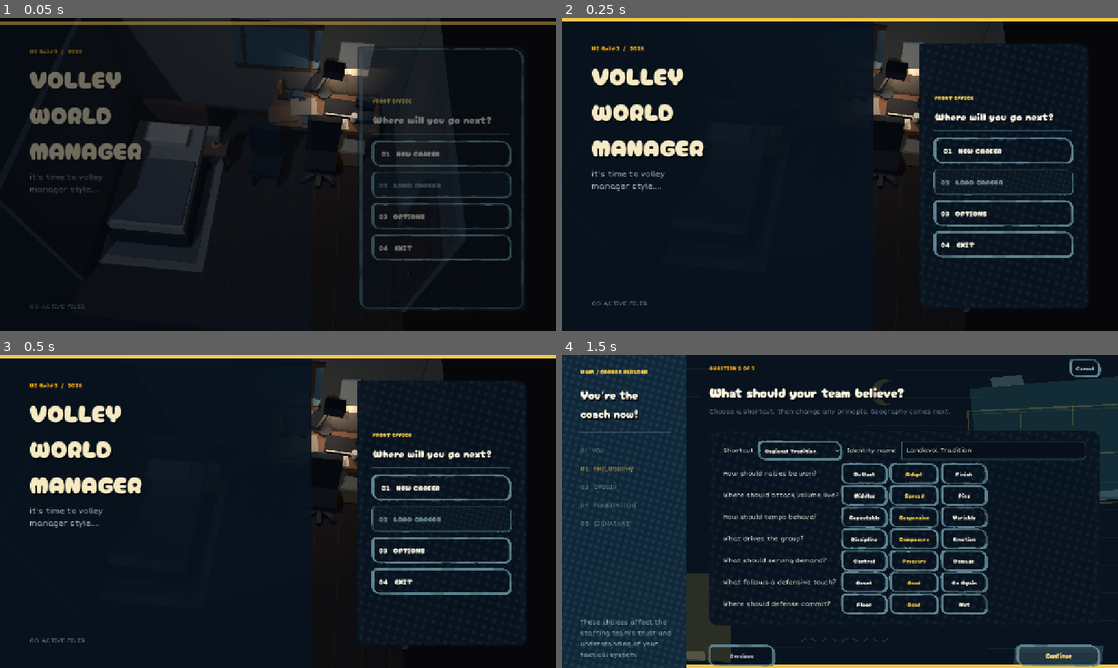
Above: before the commit, frames 1-4 (two rows, left to right).
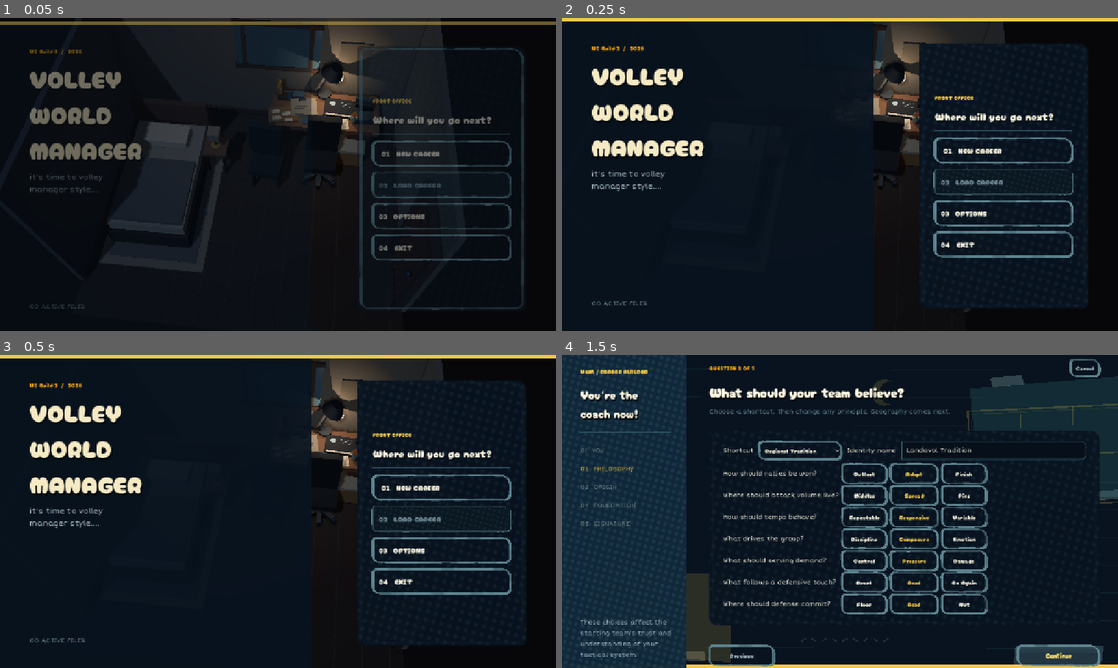
Above: after the commit, the same moments.

Repository: iracarranza/volley-world-manager
Game: Godot game, scene res://scenes/application.tscn
Two runs of this game, one before a commit and one after it. Both use one fixed random seed, a clock stepped at 60 frames per second and the inputs below.
Inputs:
- Up to frame 1 (0.05 s): no input
- Up to frame 2 (0.25 s): no input
- Up to frame 3 (0.5 s): no input
- Up to frame 4 (1.5 s): click "01 NEW CAREER" at 0.5 s; click "Continue" at 1.25 s

The runs differ from the first frame. In frame 1, 1.0% of the frame differs, in the area x 49-68%, y 2-34%; in frame 2, 0.7%; in frame 3, 0.7%; in frame 4, nothing differs.

Commit message:
Desk iteration 4: add recognizable working-object detail

Diff:
--- a/scenes/office/desk_composition_calibration.gd
+++ b/scenes/office/desk_composition_calibration.gd
@@ -18,14 +18,16 @@
 	_place(office, "WindowGlass", Vector3(0.22, 1.70, -1.936), Vector3(1.34, 0.88, 0.025), 0.0)
 	_scale_named(office, ["WindowTop", "WindowBottom", "WindowMullionH"], Vector3(1.24, 1.0, 1.0))
 	_move_named(office, ["WindowGlass", "WindowTop", "WindowBottom", "WindowLeft", "WindowRight", "WindowMullionV", "WindowMullionH"], Vector3(-0.13, 0.06, 0.0), true)
-	# Historical calendar sits fully inside the upper-right wall band rather than clipping top.
 	var delta := Vector3(-0.18, -0.07, 0.0)
 	_move_named(office, ["CalendarBacking", "CalendarHeader", "CalendarMark"], delta, false)
 	for i in 6: _move_named(office, ["CalendarRow%02d" % i], delta, false)
 	for i in 5: _move_named(office, ["CalendarCol%02d" % i], delta, false)
+	# Keep calendar a dark wall object like the historical Desk rather than a lamp-lit white sheet.
+	_set_material(office.find_child("CalendarBacking", true, false), Color("4d4a43"), 0.96)
+	_set_material(office.find_child("CalendarHeader", true, false), Color("26272a"), 0.94)
+	for i in 6: _set_material(office.find_child("CalendarRow%02d" % i, true, false), Color("777269"), 0.96)
+	for i in 5: _set_material(office.find_child("CalendarCol%02d" % i, true, false), Color("777269"), 0.96)
 
-	# Lamp has a dedicated back-centre patch. The broad historical shade silhouette
-	# is restored without allowing the base to intersect papers/books.
 	var lamp_base := office.find_child("LampBase", true, false) as Node3D
 	var lamp_stem := office.find_child("LampStem", true, false) as Node3D
 	var lamp_shade := office.find_child("LampShade", true, false) as Node3D
@@ -36,39 +38,34 @@
 		lamp_stem.position = Vector3(1.02, 1.17, -1.78)
 		lamp_stem.scale = Vector3(1.15, 1.38, 1.15)
 		lamp_stem.rotation_degrees = Vector3(0, 0, -20)
-	if lamp_shade != null:
-		lamp_shade.position = Vector3(1.13, 1.45, -1.77)
-		lamp_shade.scale = Vector3(1.42, 1.28, 1.28)
+	# Replace the temporary box shade with a recognizable low-poly tapered shade.
+	if lamp_shade != null: lamp_shade.visible = false
+	_detail_frustum(office, "DeskLampShadeDetailed", Vector3(1.13, 1.44, -1.77), 0.10, 0.19, 0.17, Color("20252b"), Vector3(0, 0, -20), false)
+	_detail_frustum(office, "DeskLampGlow", Vector3(1.17, 1.355, -1.765), 0.105, 0.135, 0.012, Color("f3c78c"), Vector3(0, 0, -20), true)
 
-	# Restore historical density through valid vertical layering. Flat documents may
-	# overlap in plan when the upper object is physically above the lower one.
-	# Journal is the dominant working object. Its pale geometry is now only a thin
-	# page-block edge; the dark blue cover remains visible over the full top surface.
+	# Stable historical-density layout.
 	_place(office, "Journal", Vector3(1.34, 0.858, -1.50), Vector3(0.61, 0.050, 0.36), -4.0)
 	_place(office, "JournalPageEdge", Vector3(1.34, 0.887, -1.335), Vector3(0.56, 0.011, 0.028), -4.0)
 	_place(office, "TrainingClipboard", Vector3(0.70, 0.862, -1.48), Vector3(0.43, 0.030, 0.37), 7.0)
 	_place(office, "ClipboardClip", Vector3(0.67, 0.887, -1.62), Vector3(0.12, 0.030, 0.050), 7.0)
 	_place(office, "ScoutingBoard", Vector3(0.37, 0.842, -1.30), Vector3(0.48, 0.030, 0.31), 10.0)
 
-	# Communications form one compact cluster at the right edge rather than isolated boxes.
 	_place(office, "PhoneBase", Vector3(1.70, 0.88, -1.62), Vector3(0.30, 0.14, 0.19), -5.0)
 	_place(office, "PhoneHandset", Vector3(1.70, 0.985, -1.62), Vector3(0.32, 0.065, 0.08), -5.0)
 	_place(office, "AnsweringMachine", Vector3(1.69, 0.87, -1.34), Vector3(0.30, 0.12, 0.17), 4.0)
 	var machine_light := office.find_child("MachineLight", true, false) as Node3D
 	if machine_light != null: machine_light.position = Vector3(1.58, 0.93, -1.28)
 
-	# Housing/meal papers sit beneath the main working objects, giving historical
-	# paper density without mesh intersections.
 	_place(office, "HousingFolder", Vector3(0.88, 0.835, -1.25), Vector3(0.38, 0.026, 0.23), -5.0)
 	_place(office, "MealPad", Vector3(1.28, 0.837, -1.19), Vector3(0.32, 0.020, 0.20), 8.0)
 
-	# Mug is close to the journal/communications cluster but has genuine clearance.
 	var mug := office.find_child("Mug", true, false) as Node3D
 	if mug != null:
 		mug.position = Vector3(1.52, 0.92, -1.29)
 		mug.scale = Vector3(1.0, 1.0, 1.0)
+		_set_material(mug, Color("61706a"), 0.90)
+	_detail_frustum(office, "MugCoffee", Vector3(1.52, 0.981, -1.29), 0.047, 0.047, 0.006, Color("4b2d1d"), Vector3.ZERO, false)
 
-	# Back-left books form a loose stack. Keep them out of the lamp-base footprint.
 	var book_positions := [Vector3(0.34, 0.84, -1.70), Vector3(0.54, 0.84, -1.71), Vector3(0.57, 0.882, -1.70), Vector3(0.60, 0.920, -1.69)]
 	var book_sizes := [Vector3(0.20, 0.042, 0.14), Vector3(0.25, 0.048, 0.16), Vector3(0.21, 0.048, 0.13), Vector3(0.18, 0.042, 0.12)]
 	var book_yaws := [6.0, -5.0, 10.0, -9.0]
@@ -86,6 +83,48 @@
 		if pencil != null:
 			pencil.position.x -= 0.17
 			pencil.position.z = -1.77
+
+	_add_working_details(office)
+
+func _add_working_details(office: Node3D) -> void:
+	# Journal identity: quiet volleyball mark + written lines, physically just above cover.
+	_detail_frustum(office, "JournalEmblem", Vector3(1.17, 0.889, -1.58), 0.050, 0.050, 0.005, Color("758995"), Vector3.ZERO, false)
+	for i in 3:
+		_detail_box(office, "JournalLine%02d" % i, Vector3(1.39, 0.890, -1.595 + float(i) * 0.035), Vector3(0.20 - float(i) * 0.025, 0.005, 0.006), Color("71818a"), -4.0)
+	# Training clipboard: ruled working sheet, not a blank UI rectangle.
+	for i in 5:
+		_detail_box(office, "TrainingRule%02d" % i, Vector3(0.70, 0.880, -1.54 + float(i) * 0.055), Vector3(0.28, 0.004, 0.005), Color("62696b"), 7.0)
+	# Scouting board: pinned slips create the same dense board read as historical DeskScreen.
+	var slip_positions := [Vector3(0.25, 0.861, -1.34), Vector3(0.43, 0.861, -1.31), Vector3(0.28, 0.861, -1.21), Vector3(0.47, 0.861, -1.19)]
+	for i in 4:
+		_detail_box(office, "ScoutingSlip%02d" % i, slip_positions[i], Vector3(0.13, 0.008, 0.075), Color("aaa69c"), 10.0)
+		_detail_frustum(office, "ScoutingPin%02d" % i, slip_positions[i] + Vector3(-0.045, 0.008, -0.020), 0.010, 0.010, 0.006, Color("713f3d") if i % 2 == 0 else Color("4c755b"), Vector3.ZERO, false)
+
+func _detail_box(parent: Node3D, name_: String, pos: Vector3, size: Vector3, color: Color, yaw: float) -> void:
+	var n := MeshInstance3D.new(); n.name = name_
+	var mesh := BoxMesh.new(); mesh.size = size; n.mesh = mesh
+	n.position = pos; n.rotation_degrees = Vector3(0, yaw, 0)
+	n.material_override = _new_material(color, 0.92, false)
+	parent.add_child(n)
+
+func _detail_frustum(parent: Node3D, name_: String, pos: Vector3, top_radius: float, bottom_radius: float, height: float, color: Color, rot: Vector3, emissive: bool) -> void:
+	var n := MeshInstance3D.new(); n.name = name_
+	var mesh := CylinderMesh.new(); mesh.top_radius = top_radius; mesh.bottom_radius = bottom_radius; mesh.height = height; mesh.radial_segments = 12; n.mesh = mesh
+	n.position = pos; n.rotation_degrees = rot
+	n.material_override = _new_material(color, 0.78, emissive)
+	parent.add_child(n)
+
+func _new_material(color: Color, roughness: float, emissive: bool) -> StandardMaterial3D:
+	var m := StandardMaterial3D.new(); m.albedo_color = color; m.roughness = roughness
+	if emissive:
+		m.emission_enabled = true
+		m.emission = color
+		m.emission_energy_multiplier = 1.6
+	return m
+
+func _set_material(node: Node, color: Color, roughness: float) -> void:
+	if node is MeshInstance3D:
+		(node as MeshInstance3D).material_override = _new_material(color, roughness, false)
 
 func _place(office: Node3D, node_name: String, pos: Vector3, size: Vector3, yaw: float) -> void:
 	var node := office.find_child(node_name, true, false) as Node3D
